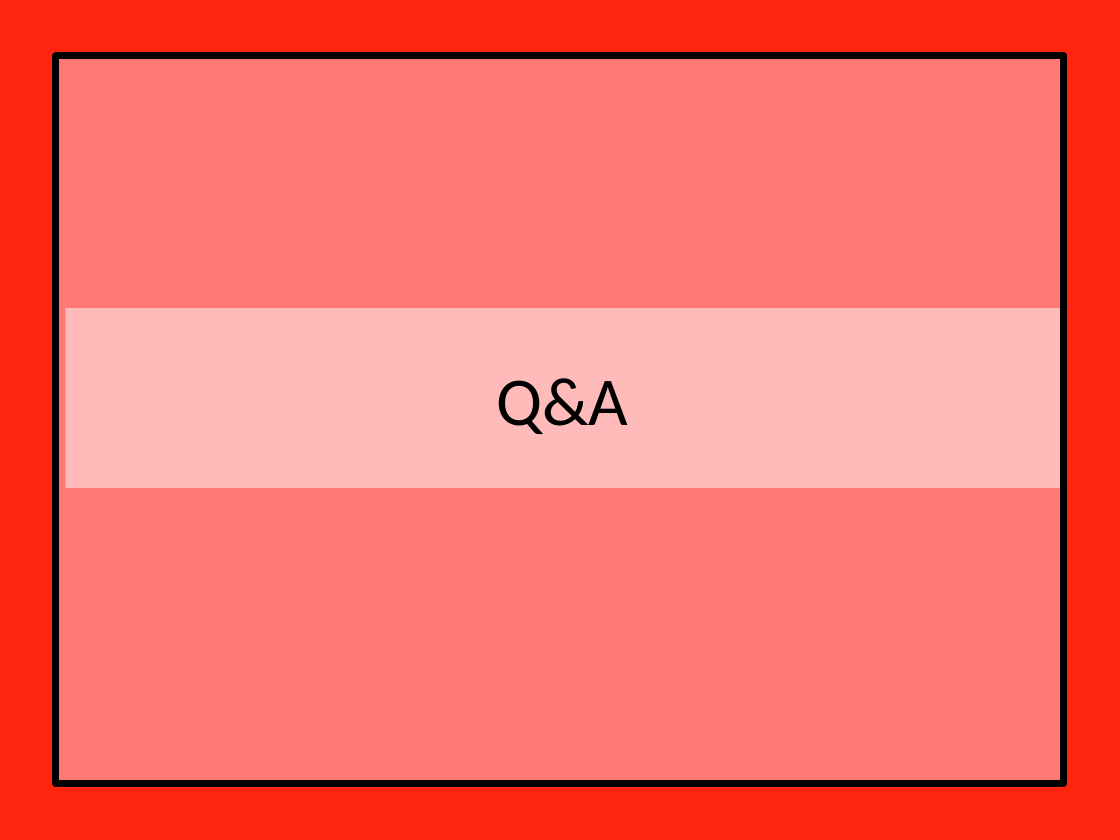
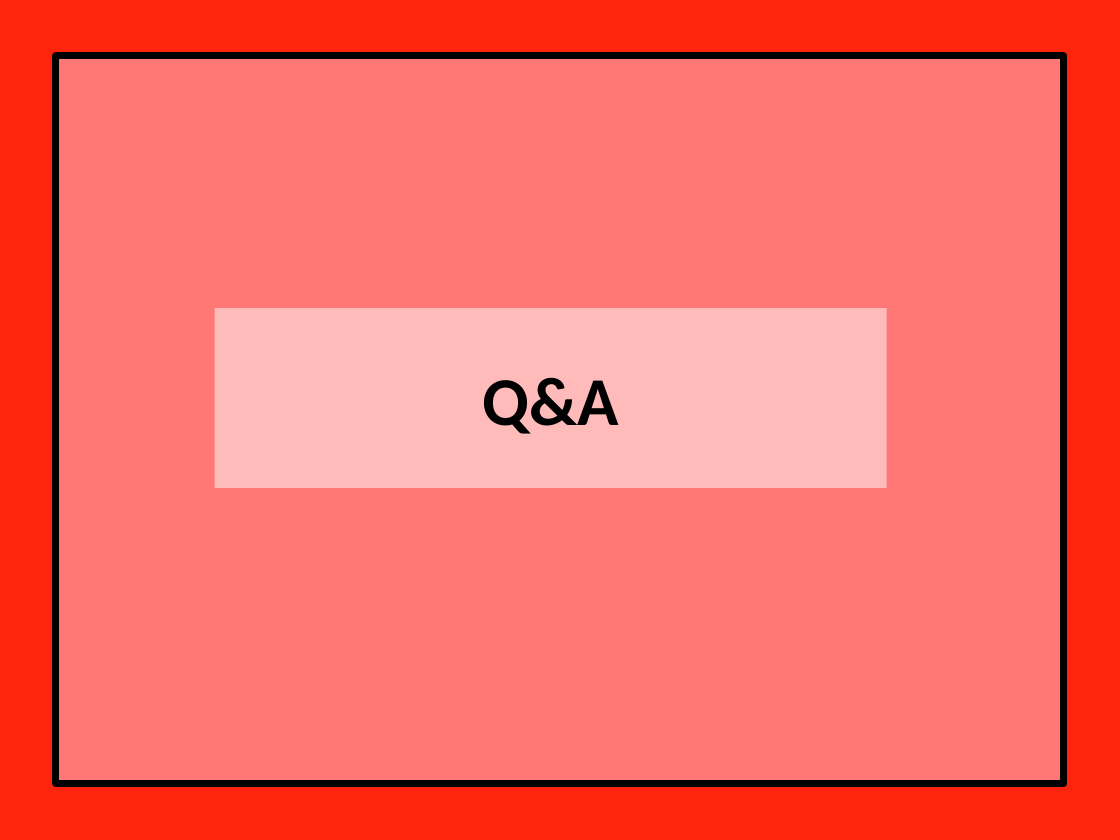
Before and after one commit to erebus-labs/PSU-VOC-SENSOR-2K14, a slide deck: slide 27 of Documents/source_documents/Presentation.pptx (slide 28 before the commit). Drawn at 1120x840 pixels with LibreOffice and Linux fonts; fonts in the diff are those of the drawing. Boxes give left, top, right and bottom in pixels: in the first picture for what was removed or moved away, otherwise in the second. Text is boxed around its words. In the diff, an @@ line names an element or a change of style, - is before the commit and + after.

```diff
--- a/Documents/source_documents/Presentation.pptx
+++ b/Documents/source_documents/Presentation.pptx
@@ title "Q&A": place and size @@
-title "Q&A" at box(65, 308, 1060, 488)
+title "Q&A" at box(215, 308, 887, 488)
@@ title "Q&A" at box(215, 308, 887, 488): bold on @@
```
Also in this commit, not shown: 12 other slides changed, 1 slide removed.
